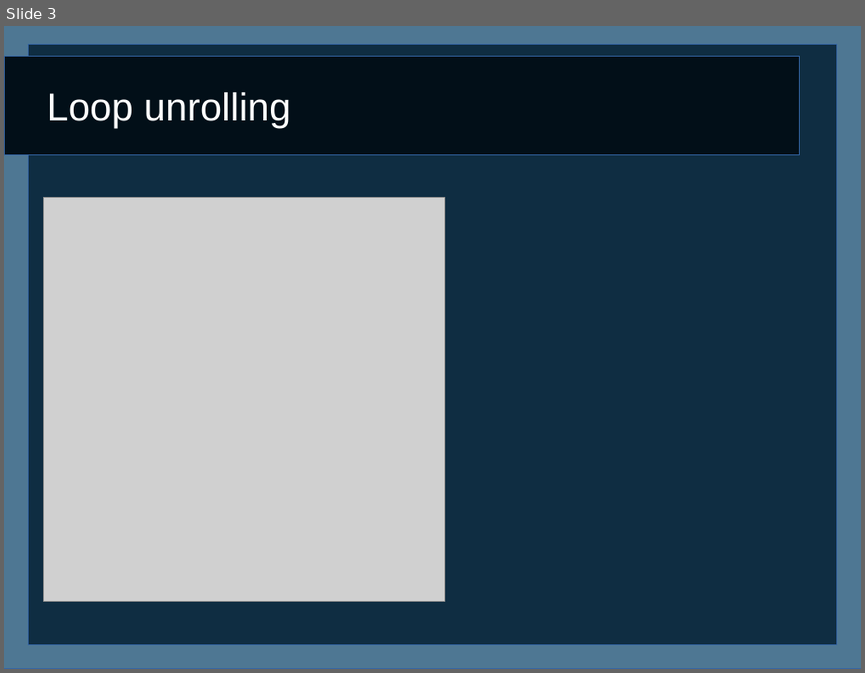
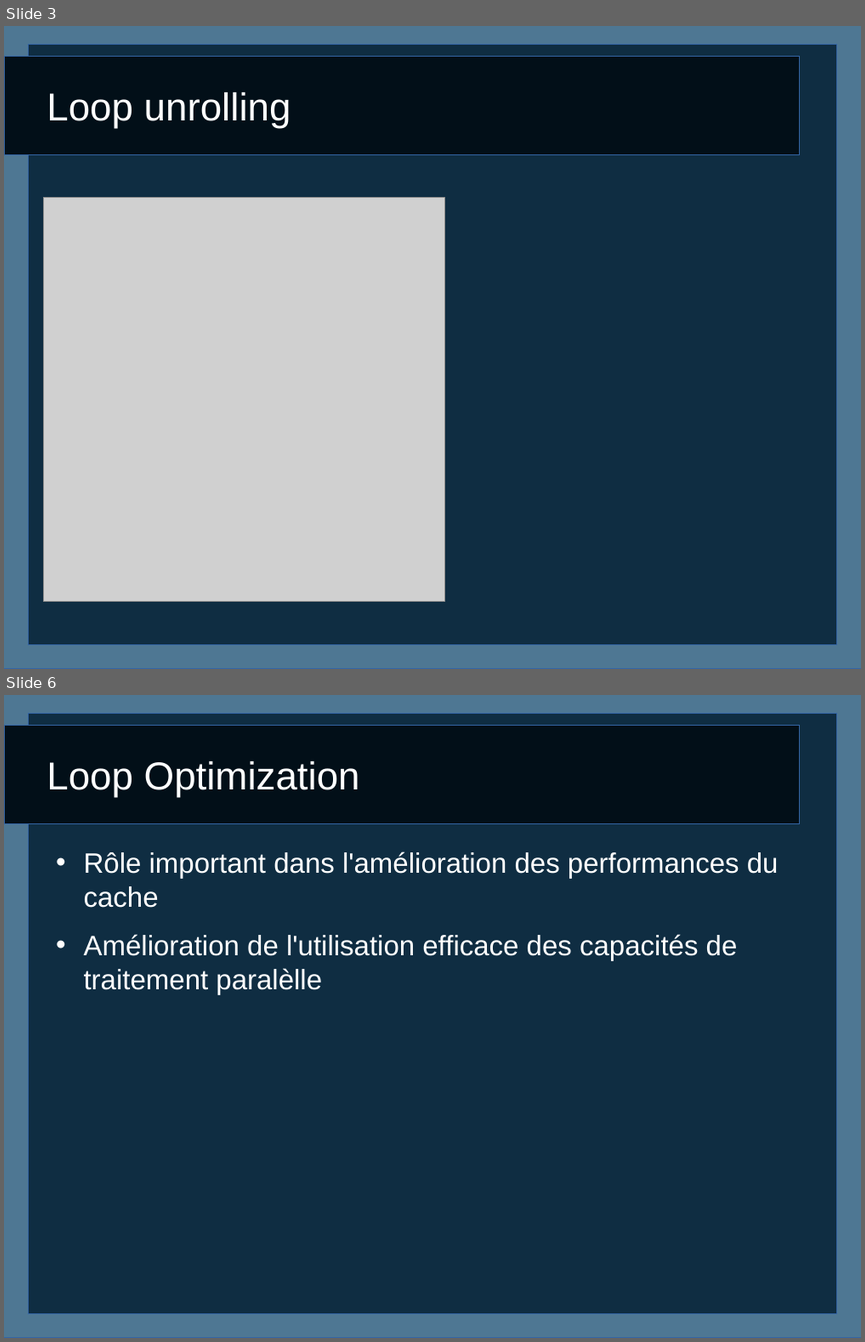
Before and after one commit to caswitch/recherche-et-doc-s4, a slide deck: Diapo3.odp. Shown one above the other, each under a label of ours: slide 3 before the commit, slides 3 and 6 after it; the slides between them are not shown. The pictures are 865x673 and 865x1342 pixels, drawn with LibreOffice and Linux fonts; fonts in the diff are those of the drawing; grey boxes stand for pictures. Boxes give left, top, right and bottom in pixels: in the first picture for what was removed or moved away, otherwise in the second. Text is boxed around its words. In the diff, an @@ line names an element or a change of style, - is before the commit and + after.

```diff
--- a/Diapo3.odp
+++ b/Diapo3.odp
@@ slide 6 added at <box>4,695,861,1338</box>, background #FFFFFF; not listed: 3 template elements that a slide beside it also shows @@
@@ title added at <box>46,761,360,798</box>, 36 pt, text #FFFFFF @@
+Loop Optimization
@@ text added at <box>84,851,778,994</box>, 26 pt, text #FFFFFF @@
+• Rôle important dans l'amélioration des performances du cache
+• Amélioration de l'utilisation efficace des capacités de traitement paralèlle
```
Also in this commit, not shown: 1 slide changed, 3 other slides added, 1 other file.
